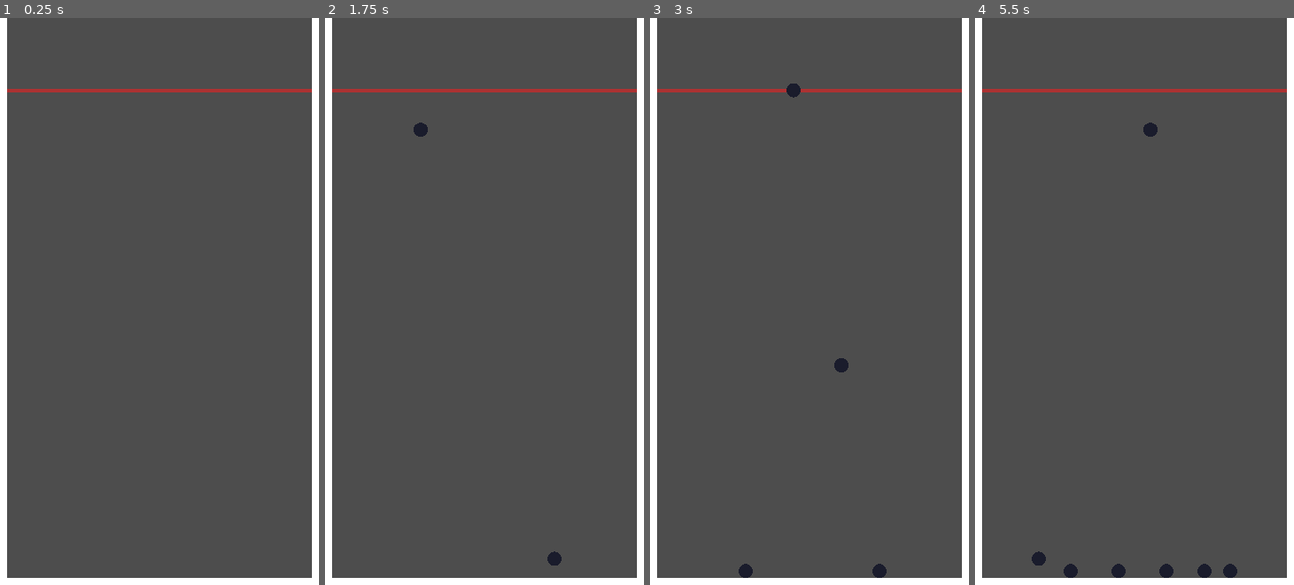
Above: before the commit, frames 1-4 (left to right).
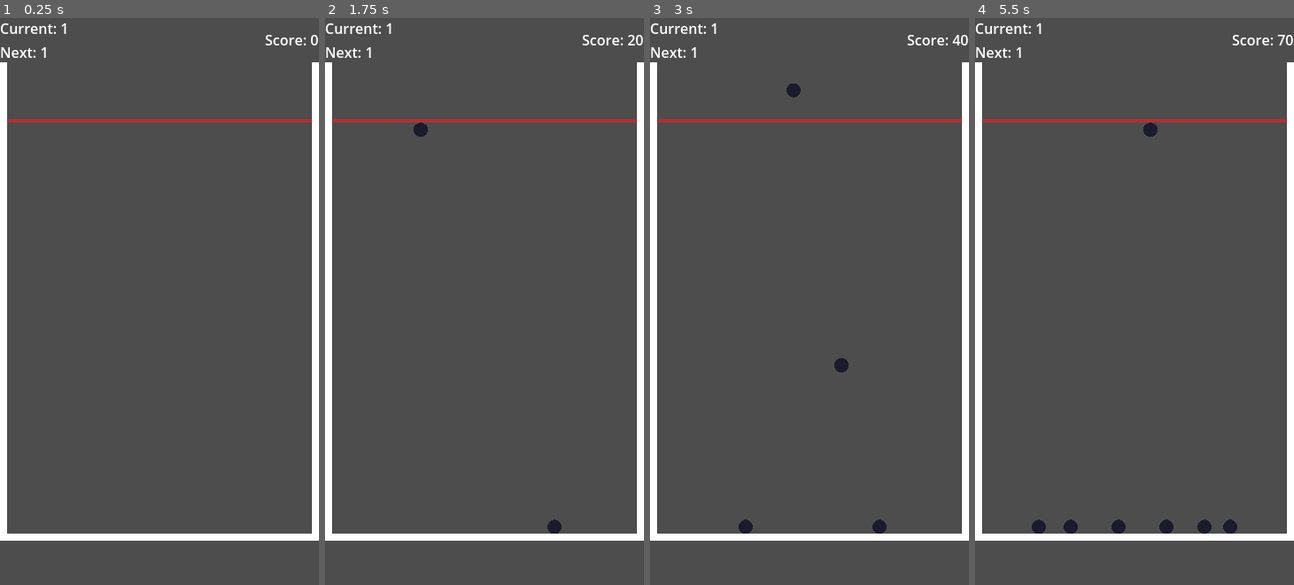
Above: after the commit, the same moments.

Repository: nikohonu/nana-watermelon
Game: Godot game, scene res://scenes/game.tscn
Same seed, same stepped clock (60 frames per second), same inputs: the game is played once before the commit and once after it.
Inputs (mouse positions are in pixels of both pictures, inside the frame that each line leads up to):
- Up to frame 1 (0.25 s): no input
- Up to frame 2 (1.75 s): tap Enter at 0.5 s; move the mouse to (554, 273) at 0.52 s; click (554, 273) at 0.6 s; move the mouse to (420, 329) at 1.27 s; click (420, 329) at 1.35 s
- Up to frame 3 (3 s): move the mouse to (841, 176) at 2.02 s; click (841, 176) at 2.1 s; move the mouse to (793, 414) at 2.77 s; click (793, 414) at 2.85 s
- Up to frame 4 (5.5 s): move the mouse to (1230, 386) at 3.52 s; click (1230, 386) at 3.6 s; move the mouse to (1038, 216) at 4.27 s; click (1038, 216) at 4.35 s; move the mouse to (1150, 301) at 5.02 s; click (1150, 301) at 5.1 s

The runs differ from the first frame. In frame 1, 4.6% of the frame differs, in the area x 0-100%, y 0-100%; in frame 2, 4.8%; in frame 3, 4.9%; in frame 4, 5.6%.

Commit message:
add score system and CHANGELOG.md

Diff:
--- a/scenes/game.tscn
+++ b/scenes/game.tscn
@@ -1,7 +1,8 @@
-[gd_scene load_steps=3 format=3 uid="uid://byjk1bjse2dwk"]
+[gd_scene load_steps=4 format=3 uid="uid://byjk1bjse2dwk"]
 
 [ext_resource type="Script" path="res://scripts/game.gd" id="1_lwphf"]
 [ext_resource type="Texture2D" uid="uid://b0bdjc1ybcsq6" path="res://spirtes/cup.png" id="1_md866"]
+[ext_resource type="Script" path="res://scripts/gui.gd" id="3_d7l5u"]
 
 [node name="Game" type="Node2D"]
 texture_filter = 1
@@ -14,4 +15,39 @@
 texture = ExtResource("1_md866")
 
 [node name="CollisionPolygon2D" type="CollisionPolygon2D" parent="StaticBody2D"]
-polygon = PackedVector2Array(8, 0, 8, 632, 352, 632, 352, 0, 360, 0, 360, 640, 0, 640, 0, 0)
+polygon = PackedVector2Array(8, 0, 8, 582, 352, 582, 352, 0, 360, 0, 360, 590, 0, 590, 0, 0)
+
+[node name="GUI" type="CanvasLayer" parent="." node_paths=PackedStringArray("score_label")]
+script = ExtResource("3_d7l5u")
+score_label = NodePath("VBoxContainer/HBoxContainer/Score")
+
+[node name="VBoxContainer" type="VBoxContainer" parent="GUI"]
+anchors_preset = 15
+anchor_right = 1.0
+anchor_bottom = 1.0
+grow_horizontal = 2
+grow_vertical = 2
+size_flags_horizontal = 4
+
+[node name="HBoxContainer" type="HBoxContainer" parent="GUI/VBoxContainer"]
+layout_mode = 2
+
+[node name="VBoxContainer" type="VBoxContainer" parent="GUI/VBoxContainer/HBoxContainer"]
+layout_mode = 2
+size_flags_horizontal = 3
+
+[node name="Label" type="Label" parent="GUI/VBoxContainer/HBoxContainer/VBoxContainer"]
+layout_mode = 2
+text = "Current: 1"
+
+[node name="Label3" type="Label" parent="GUI/VBoxContainer/HBoxContainer/VBoxContainer"]
+layout_mode = 2
+text = "Next: 1
+"
+
+[node name="Score" type="Label" parent="GUI/VBoxContainer/HBoxContainer"]
+layout_mode = 2
+size_flags_horizontal = 4
+text = "Score: 100"
+
+[connection signal="score_changed" from="." to="GUI" method="_on_game_score_changed"]
--- a/scripts/circle.gd
+++ b/scripts/circle.gd
@@ -1,7 +1,9 @@
 class_name Circle
 extends RigidBody2D
 
-const MAX_LEVEL = 16
+signal score_added(score_to_add: int)
+
+const MAX_LEVEL = 12
 
 var color = [
 	Color("#1a1c2c"),
@@ -39,6 +41,7 @@
 # Called when the node enters the scene tree for the first time.
 func _ready() -> void:
 	pass # Replace with function body.
+	score_added.emit(self.level * 10)
 
 
 func _draw() -> void:
@@ -56,3 +59,4 @@
 			body.free()
 			self.level += 1
 			apply_central_impulse(Vector2(randi_range(-5, 5), -5))
+			score_added.emit(self.level * 10)
--- a/scripts/game.gd
+++ b/scripts/game.gd
@@ -1,13 +1,14 @@
 extends Node2D
+
+signal score_changed(score)
 
 @onready var circle_scene = preload("res://scenes/circle.tscn")
 
-var a = false
+var score = 0
 
 # Called when the node enters the scene tree for the first time.
 func _ready() -> void:
-	print()
-	pass # Replace with function body.
+	score_changed.emit(score)
 
 
 # Called every frame. 'delta' is the elapsed time since the previous frame.
@@ -19,4 +20,9 @@
 	if event is InputEventMouseButton && event.is_action_released("click"):
 		var circle = circle_scene.instantiate()
 		circle.position = Vector2(event.position.x, 80)
+		circle.score_added.connect(_on_score_added)
 		add_child(circle)
+
+func _on_score_added(value):
+	score += value
+	score_changed.emit(score)
--- /dev/null
+++ b/scripts/gui.gd
@@ -0,0 +1,17 @@
+extends CanvasLayer
+
+
+@export var score_label: Label
+
+# Called when the node enters the scene tree for the first time.
+func _ready() -> void:
+	pass
+
+
+# Called every frame. 'delta' is the elapsed time since the previous frame.
+func _process(delta: float) -> void:
+	pass
+
+
+func _on_game_score_changed(score: Variant) -> void:
+	score_label.text = "Score: %s" % score
Binary file changed: spirtes/cup.png
Not shown, added: CHANGELOG.md
